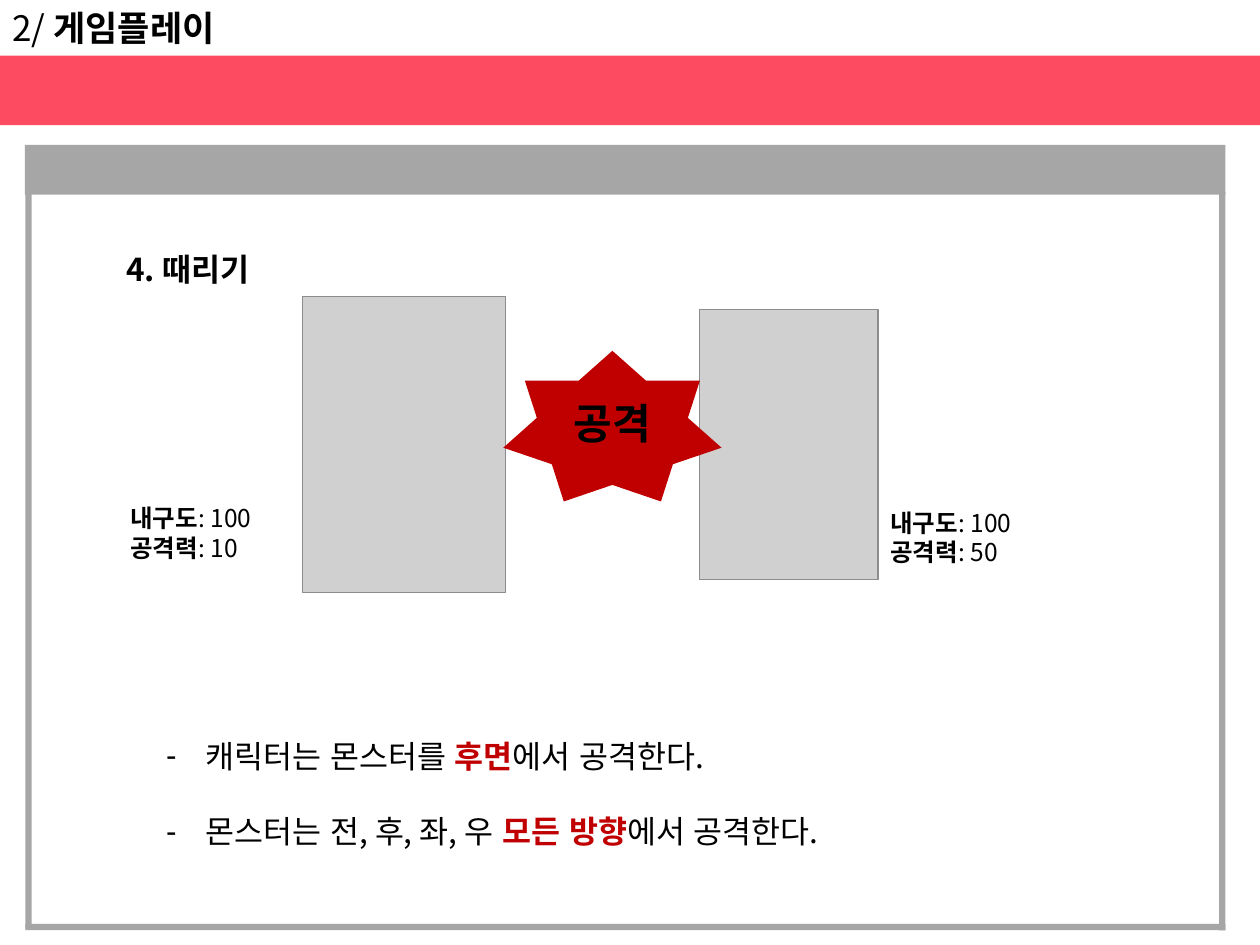
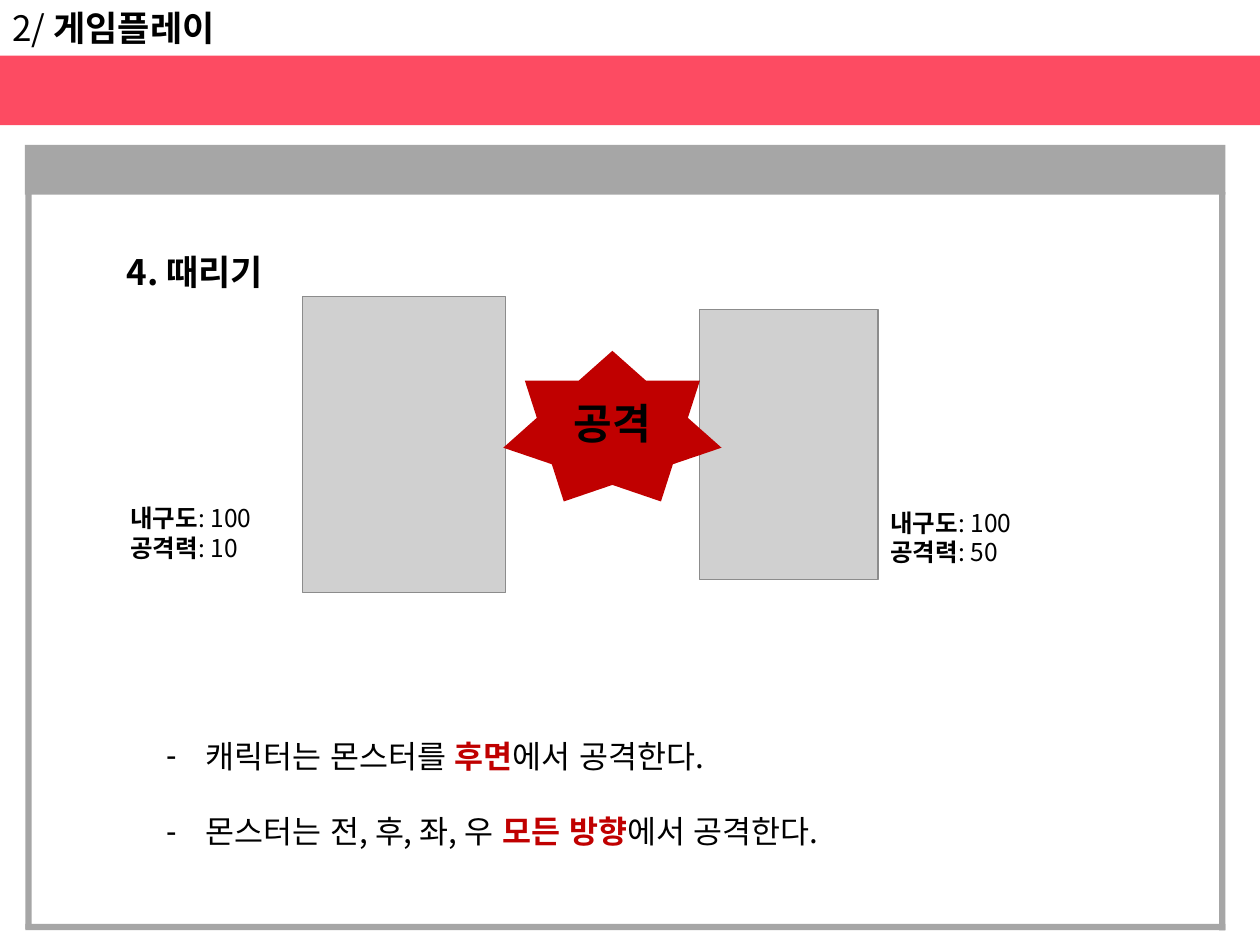
Before and after one commit to haeunjung/Team_Project, a slide deck: slide 13 of 기획문서/게임 제안서.pptx. Drawn at 1260x945 pixels with LibreOffice and Linux fonts; fonts in the diff are those of the drawing; grey boxes stand for pictures. Boxes give left, top, right and bottom in pixels: in the first picture for what was removed or moved away, otherwise in the second. Text is boxed around its words. In the diff, an @@ line names an element or a change of style, - is before the commit and + after.

```diff
--- a/기획문서/게임 제안서.pptx
+++ b/기획문서/게임 제안서.pptx
@@ text "4. 때리기" at [126, 255, 263, 288]: size 18 to 20 pt @@
```
Also in this commit, not shown: 9 other slides changed, 2 slides added.
